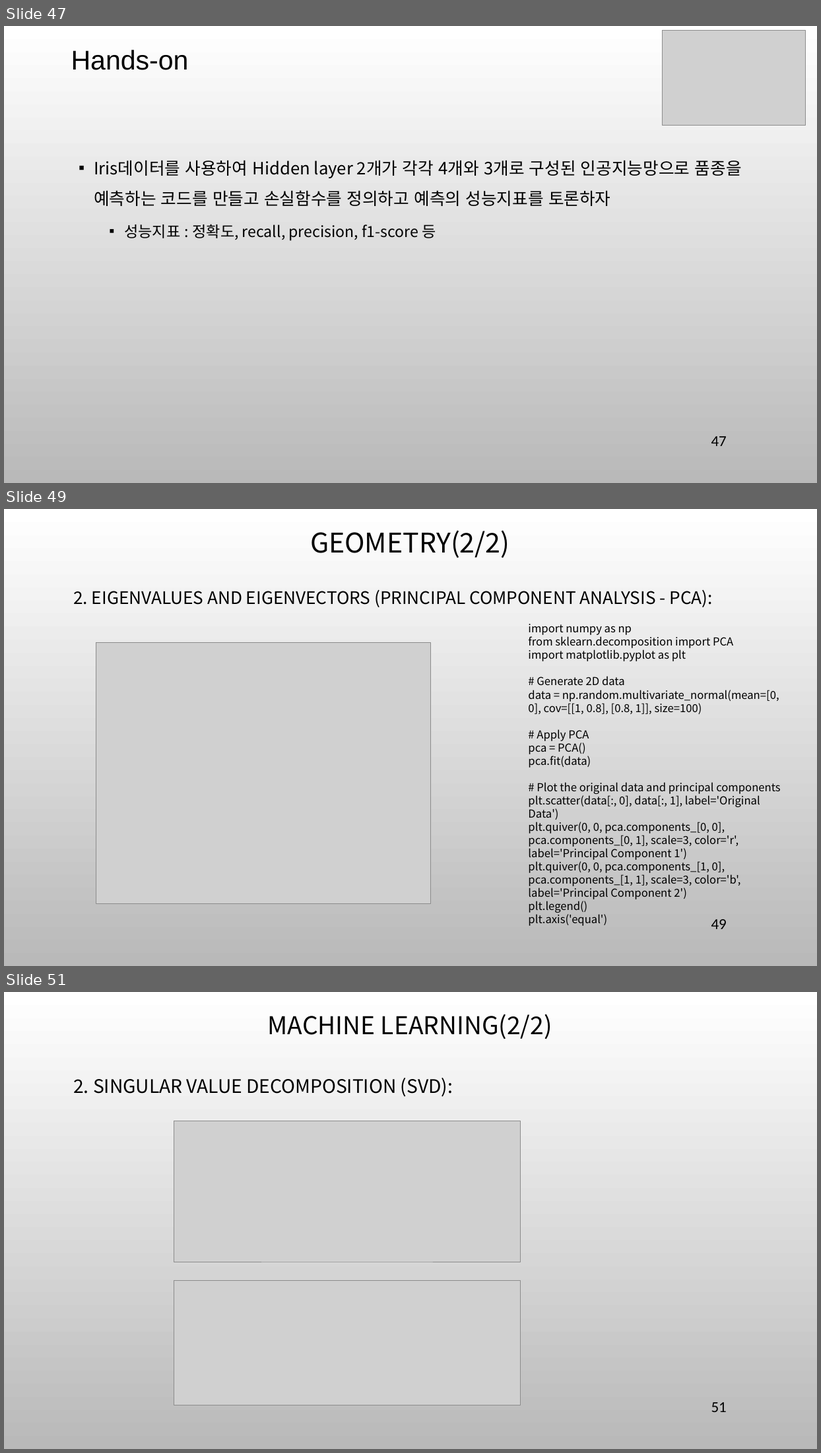
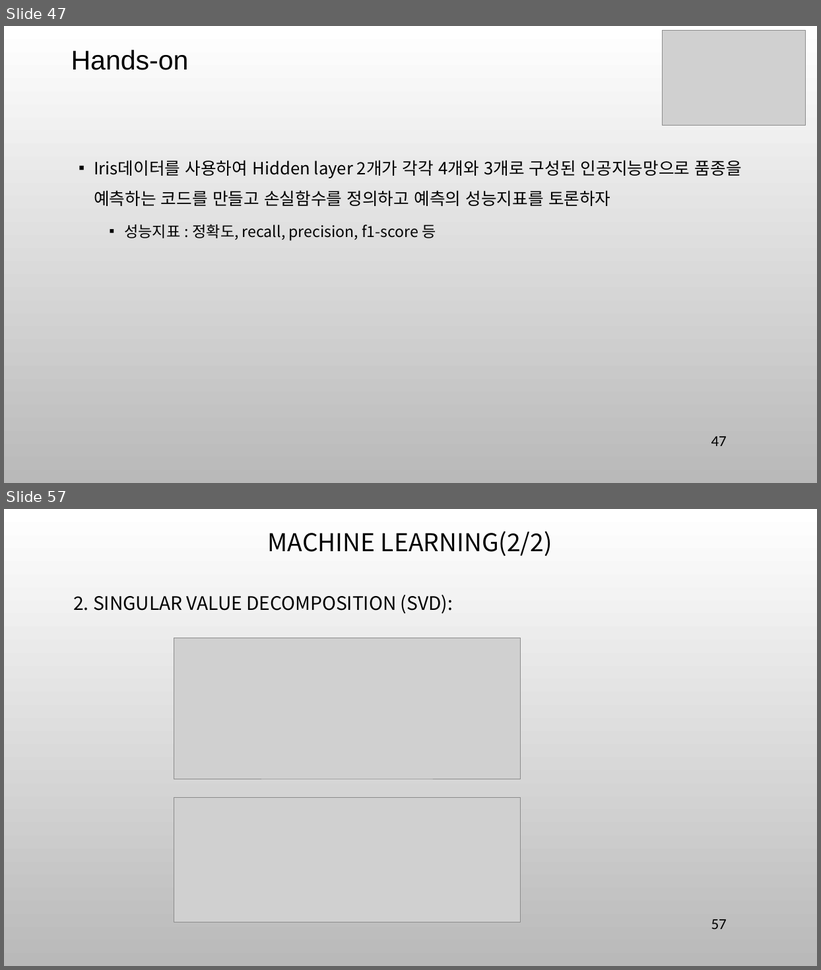
Before and after one commit to ancestor9/mathematics-for-machine-learning, a slide deck: 7_Applications of mathematics.pptx. Shown one above the other, each under a label of ours: slides 47, 49 and 51 before the commit, slides 47 and 57 after it; the slides between them are not shown. The pictures are 821x1453 and 821x970 pixels, drawn with LibreOffice and Linux fonts; fonts in the diff are those of the drawing; grey boxes stand for pictures; background and template pictures are left out. Boxes give left, top, right and bottom in pixels: in the first picture for what was removed or moved away, otherwise in the second. Text is boxed around its words. In the diff, an @@ line names an element or a change of style, - is before the commit and + after.

```diff
--- a/7_Applications of mathematics.pptx
+++ b/7_Applications of mathematics.pptx
@@ slide 49 removed at bbox=[4, 509, 817, 966], background picture (left out) @@
@@ title removed at bbox=[310, 530, 510, 558] @@
-GEOMETRY(2/2)
@@ text removed at bbox=[73, 590, 713, 607] @@
-2. EIGENVALUES AND EIGENVECTORS (PRINCIPAL COMPONENT ANALYSIS - PCA):
@@ text removed at bbox=[528, 624, 780, 926] @@
-import numpy as np
-from sklearn.decomposition import PCA
-import matplotlib.pyplot as plt
-# Generate 2D data
-data = np.random.multivariate_normal(mean=[0, 0], cov=[[1, 0.8], [0.8, 1]], size=100)
-# Apply PCA
-pca = PCA()
-pca.fit(data)
-# Plot the original data and principal components
-plt.scatter(data[:, 0], data[:, 1], label='Original Data')
-plt.quiver(0, 0, pca.components_[0, 0], pca.components_[0, 1], scale=3, color='r', label='Principal Component 1')
-plt.quiver(0, 0, pca.components_[1, 0], pca.components_[1, 1], scale=3, color='b', label='Principal Component 2')
-plt.legend()
-plt.axis('equal')
@@ picture removed at bbox=[96, 643, 430, 904] @@
@@ page number removed at bbox=[712, 920, 727, 929] @@
-49
@@ what was slide 51 is now slide 57 @@
@@ page number at bbox=[712, 920, 727, 929]: text changed @@
-51
+57
```
Also in this commit, not shown: 7 slides changed, 6 slides added, 10 other slides removed.
